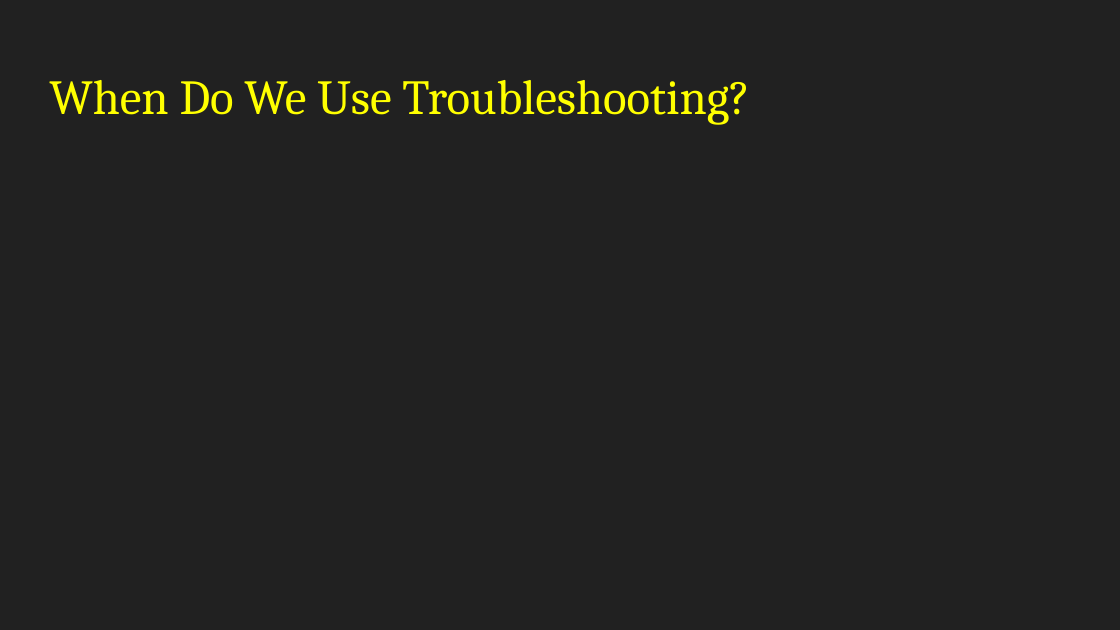
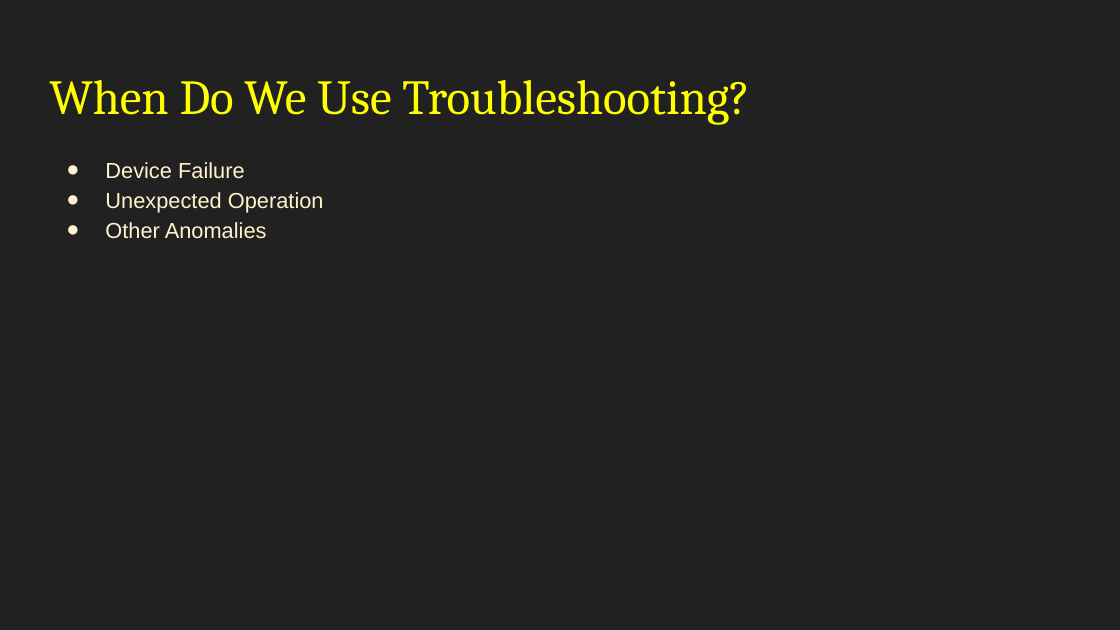
Before and after one commit to BYU-ITCSA/Dark-Mode, a slide deck: slide 4 of Lesson 4: Troubleshooting/Troubleshooting.pptx. Drawn at 1120x630 pixels with LibreOffice and Linux fonts; fonts in the diff are those of the drawing. Boxes give left, top, right and bottom in pixels: in the first picture for what was removed or moved away, otherwise in the second. Text is boxed around its words. In the diff, an @@ line names an element or a change of style, - is before the commit and + after.

```diff
--- a/Lesson 4: Troubleshooting/Troubleshooting.pptx
+++ b/Lesson 4: Troubleshooting/Troubleshooting.pptx
@@ text added at (x1=105, y1=162, x2=324, y2=239), 14 pt, text #FFF2CC @@
+● Device Failure
+● Unexpected Operation
+● Other Anomalies
```
Also in this commit, not shown: 2 other slides changed, 6 slides added, 1 slide removed.
